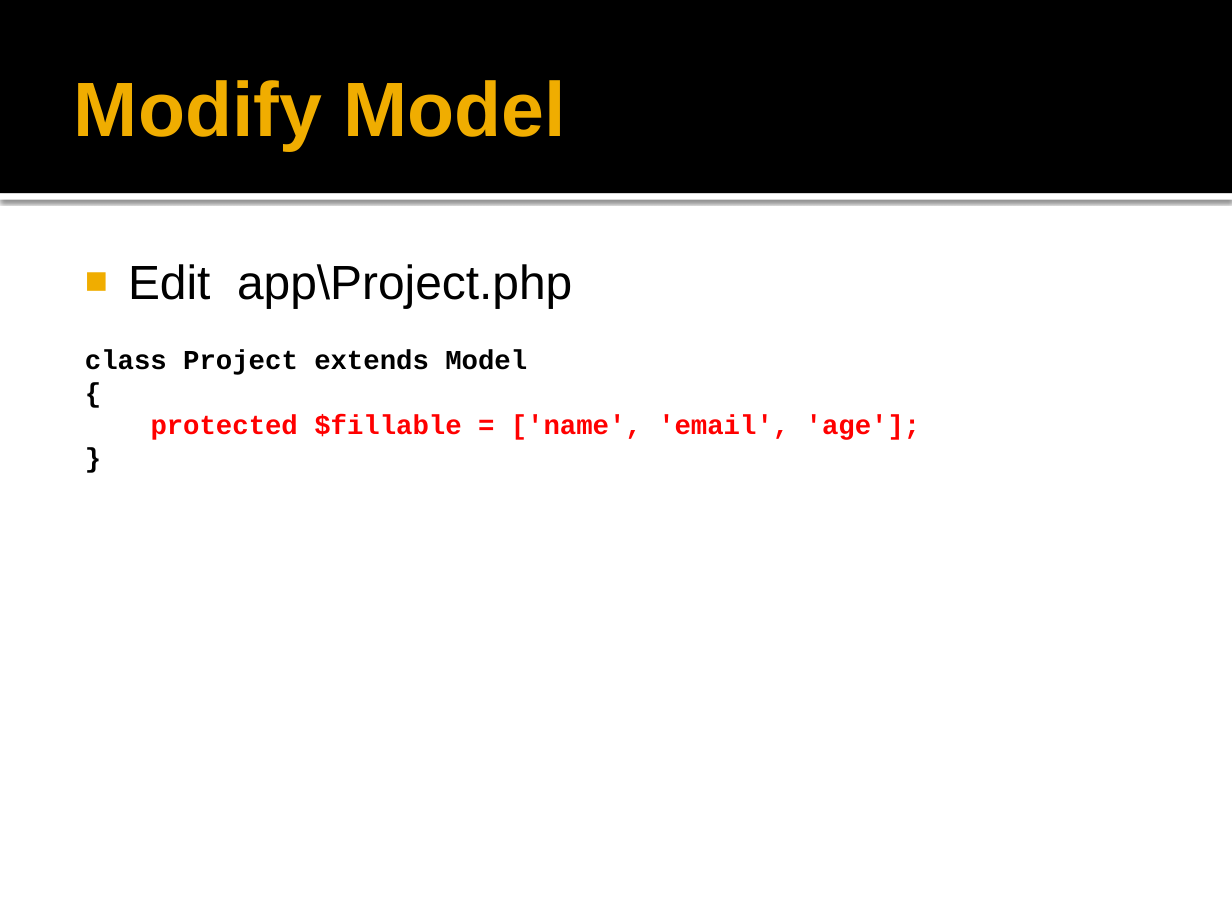
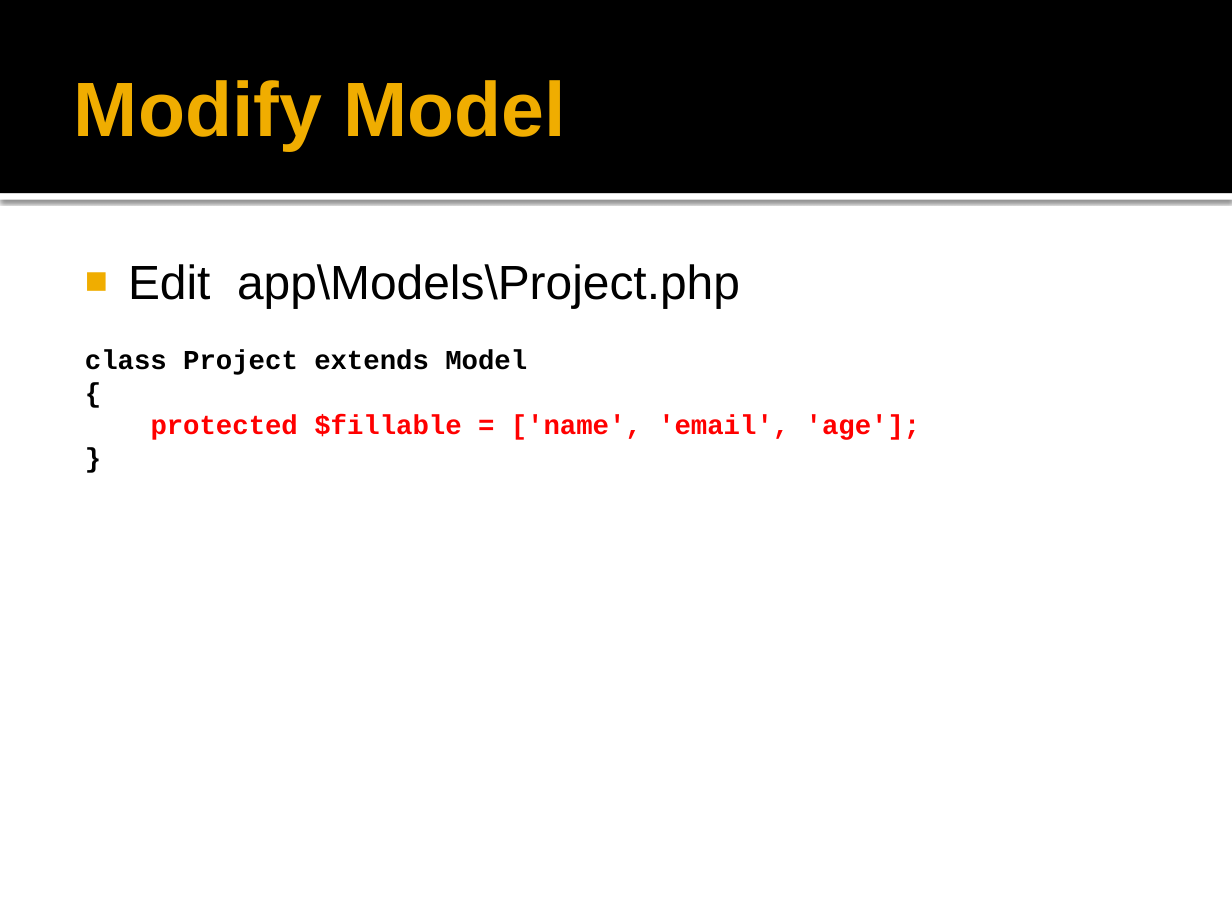
Before and after one commit to peraktechnology/laravel, a slide deck: slide 11 of Laravel Virtual Training.pptx. Drawn at 1232x924 pixels with LibreOffice and Linux fonts; fonts in the diff are those of the drawing; background and template pictures are left out. Boxes give left, top, right and bottom in pixels: in the first picture for what was removed or moved away, otherwise in the second. Text is boxed around its words. In the diff, an @@ line names an element or a change of style, - is before the commit and + after.

```diff
--- a/Laravel Virtual Training.pptx
+++ b/Laravel Virtual Training.pptx
@@ text at [128,264,740,308]: text changed @@
-■ Edit app\Project.php
+■ Edit app\Models\Project.php
```
Also in this commit, not shown: 3 other slides changed.
